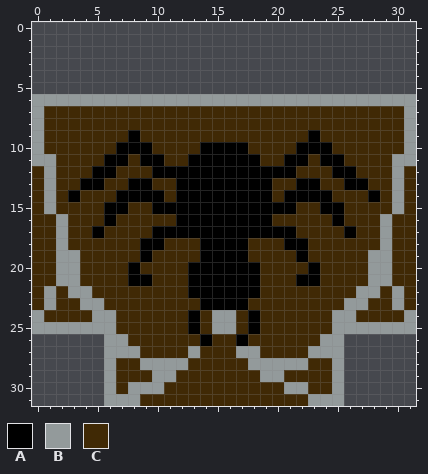
Two versions of one pixel-art sprite, Assets/Visual Assets/Wall Segments/largetee.png. The picture above is the old version.
The file is 32x32 pixels.
Palette (. is transparent): A #000000  B #939a9b  C #402905
Now the later version:
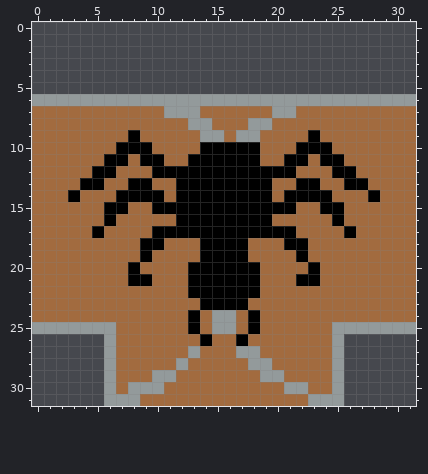
What changed:
{"colour":"C","old":"#402905","new":"#a26b3f"}
{"y":7,"x":0,"old":"B","new":"C"}
{"y":7,"x":11,"old":"CCC","new":"BBB"}
{"y":7,"x":20,"old":"CC","new":"BB"}
{"y":7,"x":31,"old":"B","new":"C"}
{"y":8,"x":0,"old":"B","new":"C"}
{"y":8,"x":13,"old":"CC","new":"BB"}
{"y":8,"x":18,"old":"CC","new":"BB"}
{"y":8,"x":31,"old":"B","new":"C"}
{"y":9,"x":0,"old":"B","new":"C"}
{"y":9,"x":14,"old":"CC","new":"BB"}
{"y":9,"x":17,"old":"CC","new":"BB"}
{"y":9,"x":31,"old":"B","new":"C"}
{"y":10,"x":0,"old":"B","new":"C"}
{"y":10,"x":18,"old":"C","new":"A"}
{"y":10,"x":31,"old":"B","new":"C"}
{"y":11,"x":0,"old":"BB","new":"CC"}
{"y":11,"x":30,"old":"BB","new":"CC"}
{"y":12,"x":1,"old":"B","new":"C"}
{"y":12,"x":30,"old":"B","new":"C"}
{"y":13,"x":1,"old":"B","new":"C"}
{"y":13,"x":30,"old":"B","new":"C"}
{"y":14,"x":1,"old":"B","new":"C"}
{"y":14,"x":30,"old":"B","new":"C"}
{"y":15,"x":1,"old":"B","new":"C"}
{"y":15,"x":30,"old":"B","new":"C"}
{"y":16,"x":2,"old":"B","new":"C"}
{"y":16,"x":29,"old":"B","new":"C"}
{"y":17,"x":2,"old":"B","new":"C"}
{"y":17,"x":29,"old":"B","new":"C"}
{"y":18,"x":2,"old":"B","new":"C"}
{"y":18,"x":29,"old":"B","new":"C"}
{"y":19,"x":2,"old":"BB","new":"CC"}
{"y":19,"x":28,"old":"BB","new":"CC"}
{"y":20,"x":2,"old":"BB","new":"CC"}
{"y":20,"x":28,"old":"BB","new":"CC"}
{"y":21,"x":2,"old":"BB","new":"CC"}
{"y":21,"x":28,"old":"BB","new":"CC"}
{"y":22,"x":1,"old":"B","new":"C"}
{"y":22,"x":3,"old":"BB","new":"CC"}
{"y":22,"x":27,"old":"BB","new":"CC"}
{"y":22,"x":30,"old":"B","new":"C"}
{"y":23,"x":1,"old":"B","new":"C"}
{"y":23,"x":4,"old":"BB","new":"CC"}
{"y":23,"x":26,"old":"BB","new":"CC"}
{"y":23,"x":30,"old":"B","new":"C"}
{"y":24,"x":0,"old":"B","new":"C"}
{"y":24,"x":5,"old":"BB","new":"CC"}
{"y":24,"x":25,"old":"BB","new":"CC"}
{"y":24,"x":31,"old":"B","new":"C"}
{"y":26,"x":7,"old":"B","new":"C"}
{"y":26,"x":24,"old":"B","new":"C"}
{"y":27,"x":7,"old":"BB","new":"CC"}
{"y":27,"x":23,"old":"BB","new":"CC"}
{"y":28,"x":9,"old":"BBB","new":"CCC"}
{"y":28,"x":20,"old":"BBB","new":"CCC"}
{"label":"changed","picture_box":[32,106,416,406]}
